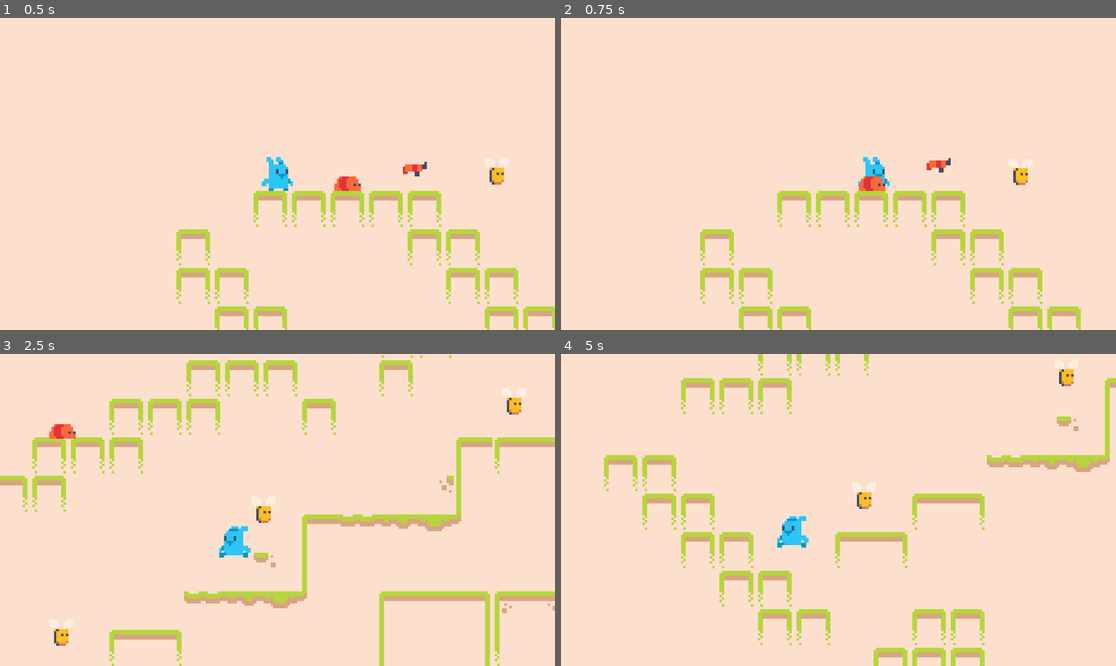
Above: before the commit, frames 1-4 (two rows, left to right).
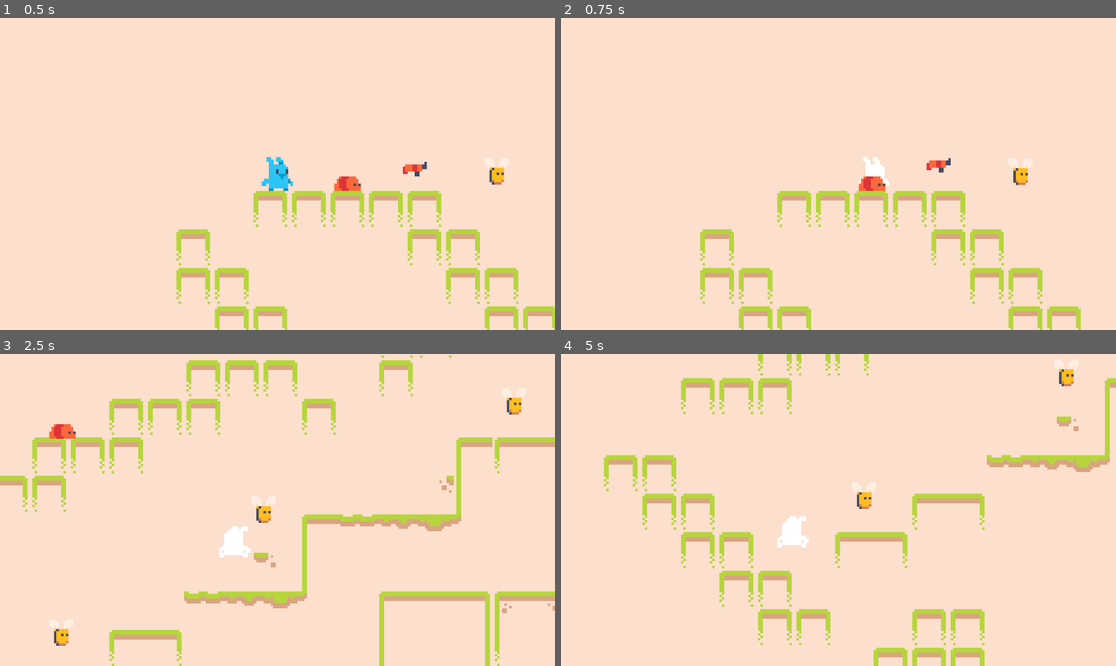
Above: after the commit, the same moments.

Repository: usagibryan/mega-bunny
Game: Godot game, scene res://scenes/game.tscn
Same seed, same stepped clock (60 frames per second), same inputs: the game is played once before the commit and once after it.
Inputs:
- Up to frame 1 (0.5 s): no input
- Up to frame 2 (0.75 s): hold Right (right) from 0.53 s (still down); tap Space (shoot) at 0.6 s
- Up to frame 3 (2.5 s): tap Up (jump) at 0.77, 1.52 s; tap Space (shoot) at 1.35, 2.1 s; release Right (right) at 2.03 s; hold Left (left) from 2.03 s (still down)
- Up to frame 4 (5 s): release Left (left) at 2.78 s; hold Right (right) 2.78-4.28 s; tap Space (shoot) at 2.85, 3.6, 4.35 s; tap Up (jump) at 3.02, 3.77, 4.52 s; hold Left (left) from 4.28 s (still down)

Frame 1 is identical in both runs. In frame 2, 0.2% of the frame differs, in the area x 53-60%, y 44-54%; in frame 3, 0.4%, in the area x 39-46%, y 55-66%; in frame 4, 0.4%.

Commit message:
Add shader and health to player

Diff:
--- a/scenes/bee.gd
+++ b/scenes/bee.gd
@@ -15,3 +15,10 @@
 func check_death():
 	if health <= 0:
 		queue_free()
+
+func _on_body_entered(body: Node2D) -> void:
+	# prevents game from crashing if bee touches terrain
+	# only run this function if the player touches the bee
+	# by looking for the function in the player script
+	if 'get_damage' in body:
+		body.get_damage(10)
--- a/scenes/bee.tscn
+++ b/scenes/bee.tscn
@@ -26,3 +26,4 @@
 shape = SubResource("CapsuleShape2D_ew544")
 
 [connection signal="area_entered" from="." to="." method="_on_area_entered"]
+[connection signal="body_entered" from="." to="." method="_on_body_entered"]
--- a/scenes/player.gd
+++ b/scenes/player.gd
@@ -6,8 +6,11 @@
 
 var can_shoot := true
 var has_gun := false
+var vulnerable := true
 
 signal shoot(pos: Vector2, direction: bool)
+
+var health := 100
 
 func _process(_delta):
 	get_input()
@@ -58,3 +61,16 @@
 func _on_fire_timer_timeout() -> void:
 	for child in $Fire.get_children():
 		child.hide()
+
+func get_damage(amount):
+	if vulnerable:
+		health -= amount
+		print(health)
+		var tween = create_tween()
+		tween.tween_property($AnimatedSprite2D, "material:shader_parameter/amount", 1.0, 0.0)
+		tween.tween_property($AnimatedSprite2D, "material:shader_parameter/amount", 0.0, 0.1).set_delay(0.2)
+		vulnerable = false
+		$Timers/InvincibilityTimer.start()
+
+func _on_invincibility_timer_timeout() -> void:
+	vulnerable = true
--- a/scenes/player.tscn
+++ b/scenes/player.tscn
@@ -1,11 +1,17 @@
-[gd_scene load_steps=9 format=3 uid="uid://bj26j1teo4nqn"]
+[gd_scene load_steps=11 format=3 uid="uid://bj26j1teo4nqn"]
 
 [ext_resource type="Texture2D" uid="uid://ddvgf8f71886o" path="res://graphics/player/basic/idle.png" id="1_pquii"]
 [ext_resource type="Script" path="res://scenes/player.gd" id="1_w6t81"]
+[ext_resource type="Shader" path="res://scenes/flicker.gdshader" id="2_fyp20"]
 [ext_resource type="Texture2D" uid="uid://cj6gjtow55qav" path="res://graphics/player/basic/walk.png" id="3_j7vhy"]
 [ext_resource type="Texture2D" uid="uid://b2gr7vdlvloxn" path="res://graphics/player/gun/idle.png" id="3_xwimw"]
 [ext_resource type="Texture2D" uid="uid://bvjl0ccl18kcp" path="res://graphics/player/gun/walk.png" id="5_wik3r"]
 [ext_resource type="Texture2D" uid="uid://ds284lk6lrnqx" path="res://graphics/bullet/fire.png" id="6_eqcy5"]
+
+[sub_resource type="ShaderMaterial" id="ShaderMaterial_011ra"]
+shader = ExtResource("2_fyp20")
+shader_parameter/color = Color(1, 1, 1, 1)
+shader_parameter/amount = 0.0
 
 [sub_resource type="SpriteFrames" id="SpriteFrames_smq85"]
 animations = [{
@@ -74,6 +80,7 @@
 script = ExtResource("1_w6t81")
 
 [node name="AnimatedSprite2D" type="AnimatedSprite2D" parent="."]
+material = SubResource("ShaderMaterial_011ra")
 sprite_frames = SubResource("SpriteFrames_smq85")
 animation = &"walk_gun"
 autoplay = "idle"
@@ -96,6 +103,10 @@
 wait_time = 0.1
 one_shot = true
 
+[node name="InvincibilityTimer" type="Timer" parent="Timers"]
+wait_time = 0.6
+one_shot = true
+
 [node name="Fire" type="Node2D" parent="."]
 
 [node name="FireLeft" type="Sprite2D" parent="Fire"]
@@ -111,3 +122,4 @@
 
 [connection signal="timeout" from="Timers/CoolDown" to="." method="_on_cool_down_timeout"]
 [connection signal="timeout" from="Timers/FireTimer" to="." method="_on_fire_timer_timeout"]
+[connection signal="timeout" from="Timers/InvincibilityTimer" to="." method="_on_invincibility_timer_timeout"]
--- a/scenes/worm.gd
+++ b/scenes/worm.gd
@@ -15,3 +15,10 @@
 func check_death():
 	if health <= 0:
 		queue_free()
+
+func _on_body_entered(body: Node2D) -> void:
+	# prevents game from crashing if bee touches terrain
+	# only run this function if the player touches the bee
+	# by looking for the function in the player script
+	if 'get_damage' in body:
+		body.get_damage(20)
--- a/scenes/worm.tscn
+++ b/scenes/worm.tscn
@@ -27,3 +27,4 @@
 shape = SubResource("CapsuleShape2D_ew544")
 
 [connection signal="area_entered" from="." to="." method="_on_area_entered"]
+[connection signal="body_entered" from="." to="." method="_on_body_entered"]
